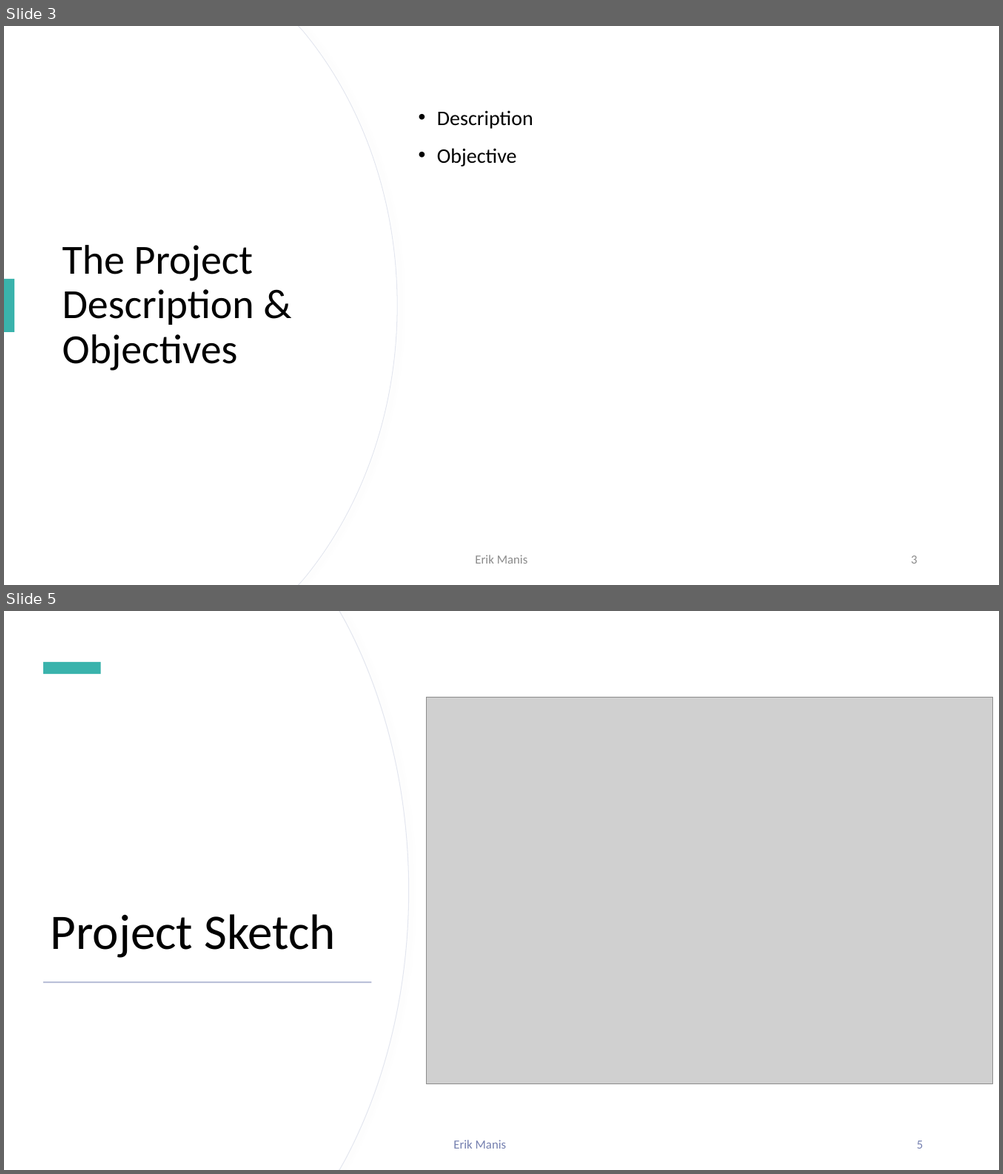
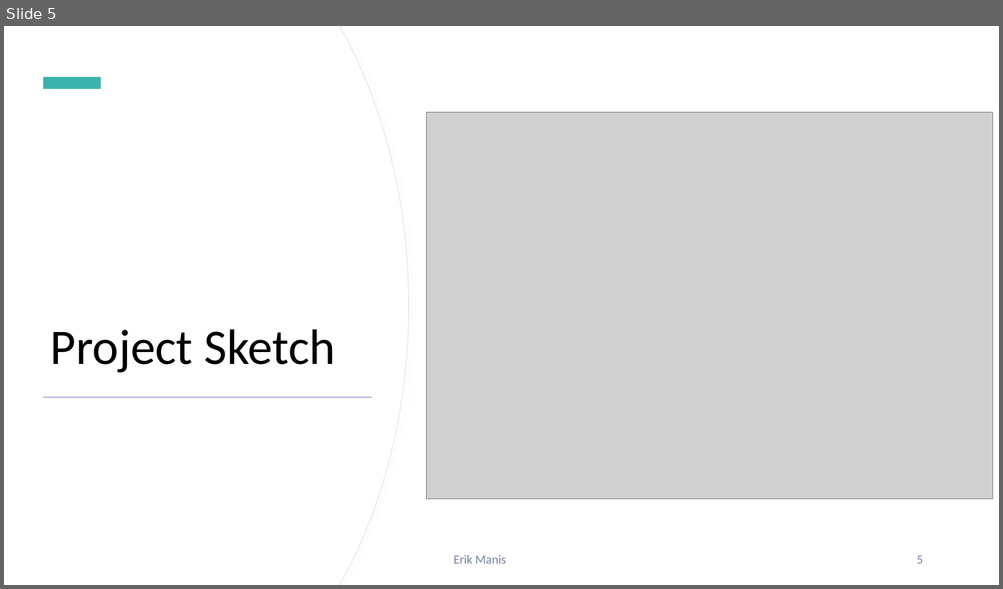
Before and after one commit to dirkt68/pl1-robotics, a slide deck: Presentations/Slides/Presentation_Feb_17.pptx. Shown one above the other, each under a label of ours: slides 3 and 5 before the commit, slide 5 after it; the slides between them are not shown. The pictures are 1003x1174 and 1003x589 pixels, drawn with LibreOffice and Linux fonts; fonts in the diff are those of the drawing; grey boxes stand for pictures. Boxes give left, top, right and bottom in pixels: in the first picture for what was removed or moved away, otherwise in the second. Text is boxed around its words. In the diff, an @@ line names an element or a change of style, - is before the commit and + after.

```diff
--- a/Presentations/Slides/Presentation_Feb_17.pptx
+++ b/Presentations/Slides/Presentation_Feb_17.pptx
@@ slide 3 removed at (4, 26, 999, 585), background #FFFFFF; not listed: 2 template elements that a slide beside it also shows @@
@@ rectangle removed at (4, 26, 999, 585) @@
@@ freeform shape removed at (4, 26, 397, 585) @@
@@ freeform shape removed at (4, 26, 396, 585) @@
@@ text removed at (437, 110, 533, 167) @@
-• Description
-• Objective
@@ title removed at (62, 245, 254, 371) @@
-The Project Description & Objectives
@@ rectangle removed at (4, 279, 14, 332) @@
@@ text removed at (475, 555, 528, 564) @@
-Erik Manis
@@ page number removed at (910, 556, 916, 564) @@
-3
```
Also in this commit, not shown: 4 slides changed, 2 slides added, 3 other slides removed, 5 other files.
